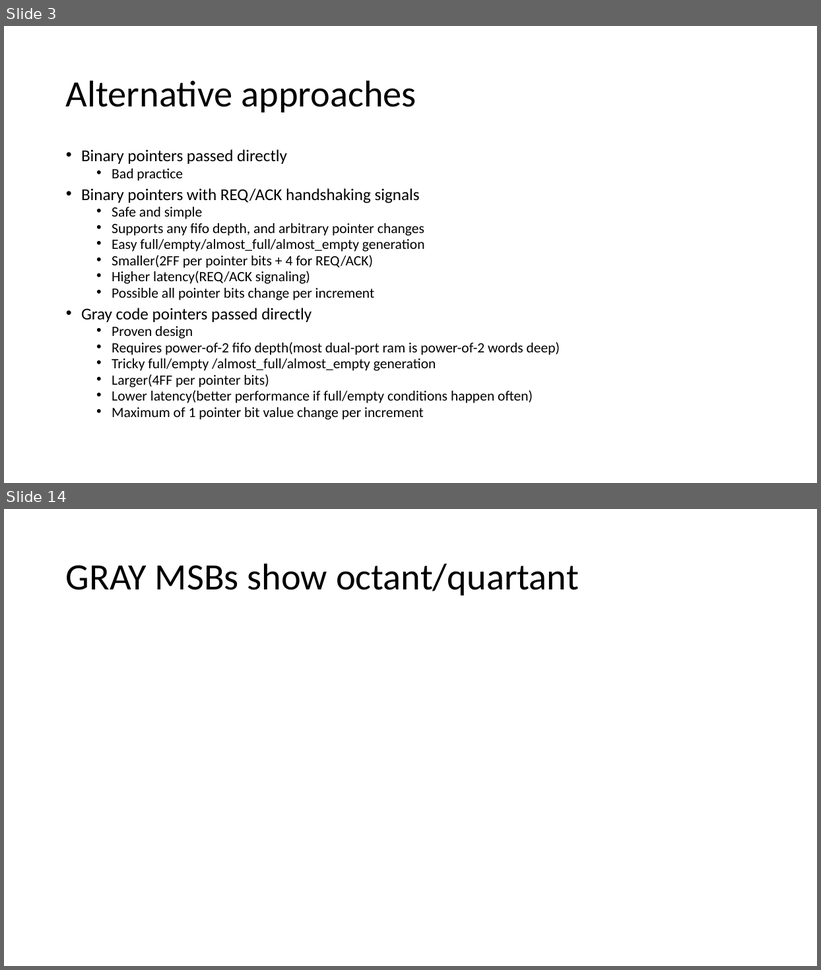
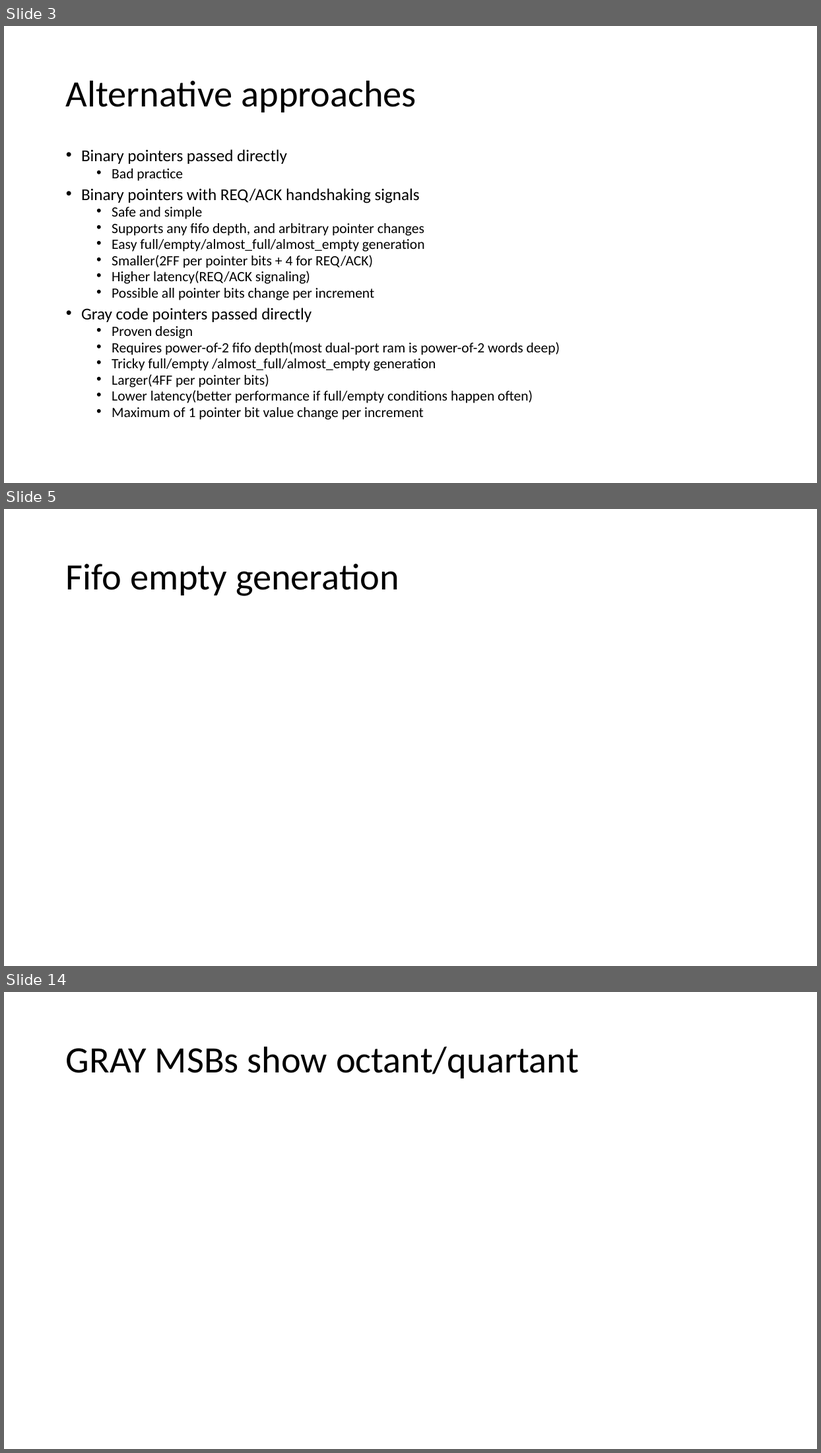
Before and after one commit to lepaulse/fifo, a slide deck: Asynchronous FIFO.pptx. Shown one above the other, each under a label of ours: slides 3 and 14 before the commit, slides 3, 5 and 14 after it; the slides between them are not shown. The pictures are 821x970 and 821x1453 pixels, drawn with LibreOffice and Linux fonts; fonts in the diff are those of the drawing. Boxes give left, top, right and bottom in pixels: in the first picture for what was removed or moved away, otherwise in the second. Text is boxed around its words. In the diff, an @@ line names an element or a change of style, - is before the commit and + after.

```diff
--- a/Asynchronous FIFO.pptx
+++ b/Asynchronous FIFO.pptx
@@ slide 5 added at box(4, 509, 817, 966), background #FFFFFF @@
@@ title added at box(66, 564, 399, 596), 44 pt, text #000000 @@
+Fifo empty generation
```
Also in this commit, not shown: 5 slides changed, 4 other slides added, 5 slides removed, 3 other files.
